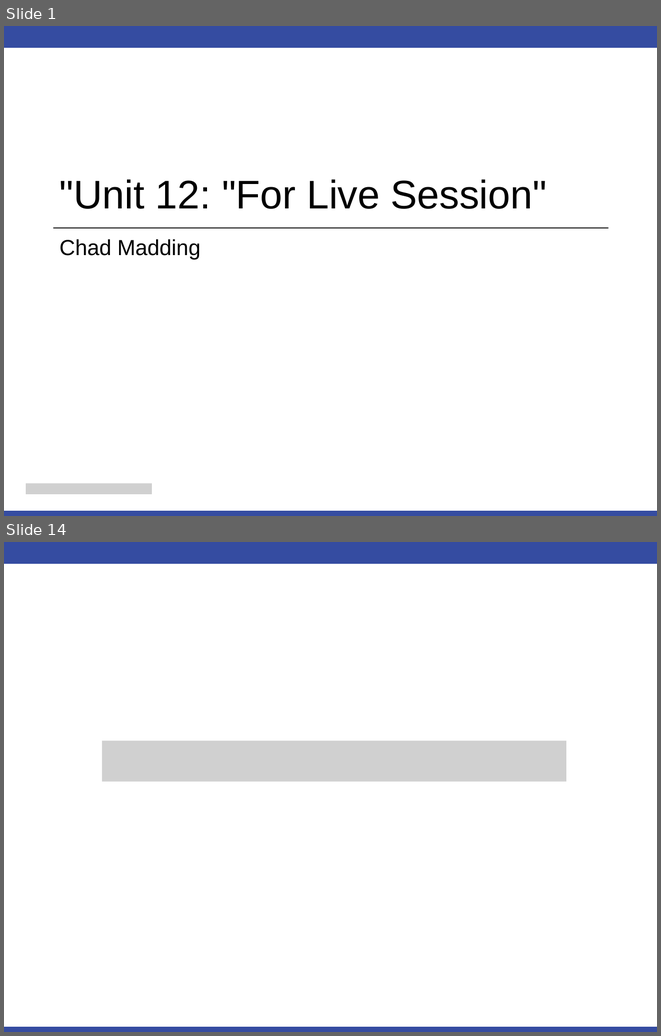
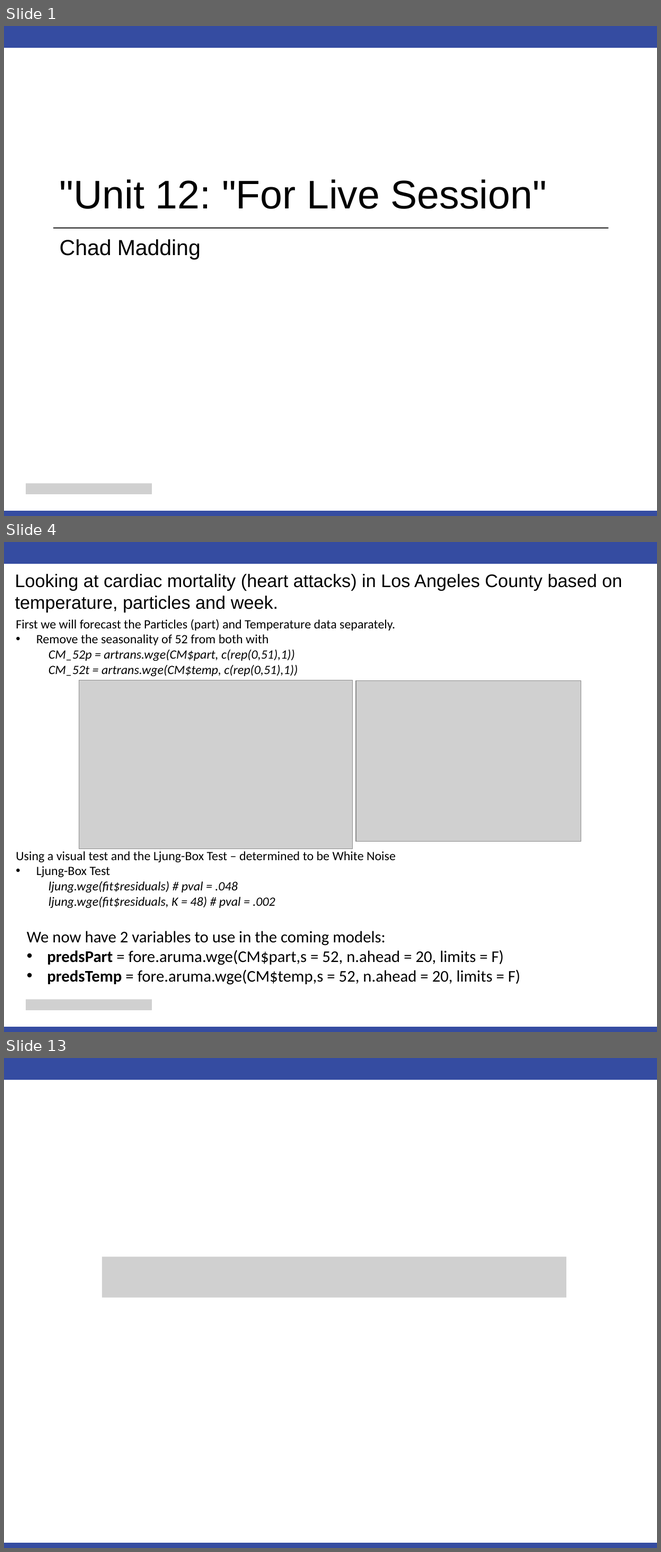
Before and after one commit to cmadding/MSDS6373, a slide deck: Unit12/Chad_Madding_Unit 12 For Live Session.pptx. Shown one above the other, each under a label of ours: slides 1 and 14 before the commit, slides 1, 4 and 13 after it; the slides between them are not shown. The pictures are 661x1036 and 661x1552 pixels, drawn with LibreOffice and Linux fonts; fonts in the diff are those of the drawing; grey boxes stand for pictures. Boxes give left, top, right and bottom in pixels: in the first picture for what was removed or moved away, otherwise in the second. Text is boxed around its words. In the diff, an @@ line names an element or a change of style, - is before the commit and + after.

Commit message:
Updated Unit 12 informmation and added weather data to the final project.

```diff
--- a/Unit12/Chad_Madding_Unit 12 For Live Session.pptx
+++ b/Unit12/Chad_Madding_Unit 12 For Live Session.pptx
@@ slide 4 added at [4,542,657,1032], background #FFFFFF; not listed: 2 template elements that a slide beside it also shows @@
@@ text added at [15,574,622,612], 20 pt, text #000000 @@
+Looking at cardiac mortality (heart attacks) in Los Angeles County based on temperature, particles and week.
@@ text added at [16,619,395,676], 14 pt, text #000000 @@
+First we will forecast the Particles (part) and Temperature data separately.
+• Remove the seasonality of 52 from both with
+  CM_52p = artrans.wge(CM$part, c(rep(0,51),1))
+  CM_52t = artrans.wge(CM$temp, c(rep(0,51),1))
@@ picture added at [79,680,353,848] @@
@@ picture added at [356,680,581,841] @@
@@ text added at [16,851,396,908], 14 pt, text #000000 @@
+Using a visual test and the Ljung-Box Test – determined to be White Noise
+• Ljung-Box Test
+  ljung.wge(fit$residuals) # pval = .048
+  ljung.wge(fit$residuals, K = 48) # pval = .002
@@ text added at [27,930,520,985], 18 pt, text #000000 @@
+We now have 2 variables to use in the coming models:
+• predsPart = fore.aruma.wge(CM$part,s = 52, n.ahead = 20, limits = F)
+• predsTemp = fore.aruma.wge(CM$temp,s = 52, n.ahead = 20, limits = F)
@@ picture added at [26,999,151,1010] @@
@@ what was slide 14 is now slide 13 @@
```
Also in this commit, not shown: 1 slide changed, 9 other slides added, 11 slides removed, 17 other files.
